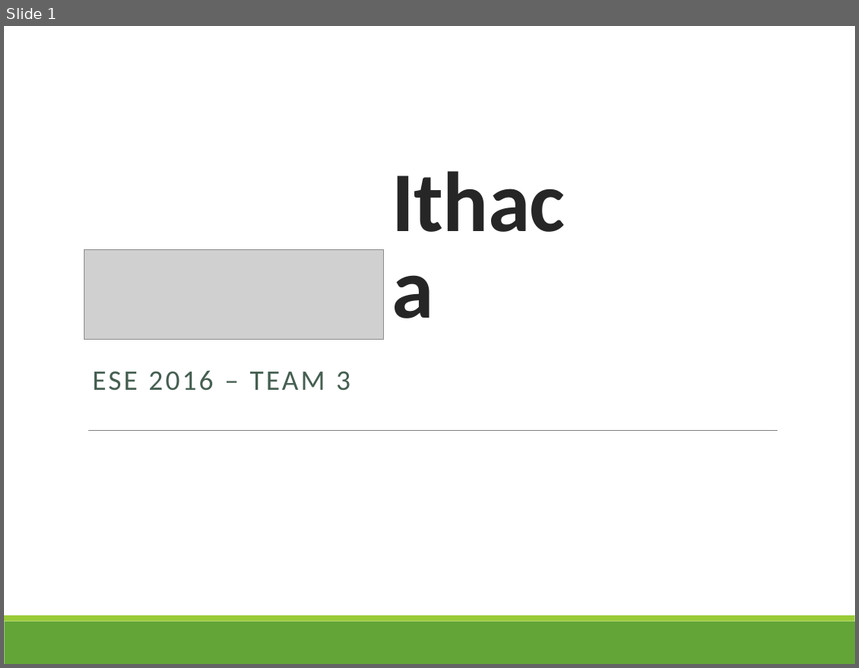
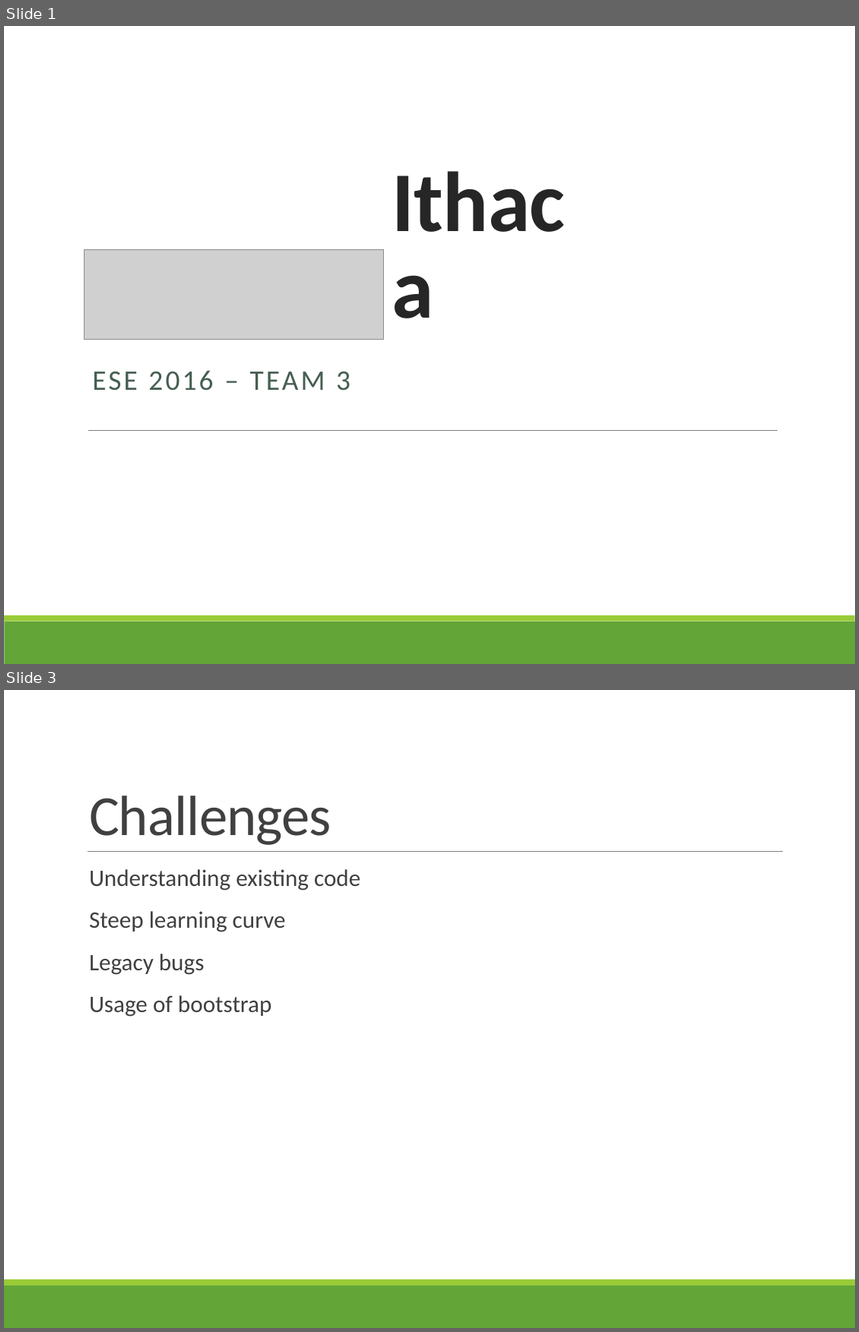
Before and after one commit to scg-unibe-ch/ese2016-team3, a slide deck: presentation/presentation.pptx. Shown one above the other, each under a label of ours: slide 1 before the commit, slides 1 and 3 after it; the slides between them are not shown. The pictures are 859x668 and 859x1332 pixels, drawn with LibreOffice and Linux fonts; fonts in the diff are those of the drawing; grey boxes stand for pictures. Boxes give left, top, right and bottom in pixels: in the first picture for what was removed or moved away, otherwise in the second. Text is boxed around its words. In the diff, an @@ line names an element or a change of style, - is before the commit and + after.

```diff
--- a/presentation/presentation.pptx
+++ b/presentation/presentation.pptx
@@ slide 3 added at box(4, 690, 855, 1328), background #FFFFFF; not listed: 2 template elements that a slide beside it also shows @@
@@ title added at box(89, 796, 332, 845), 48 pt, text #404040 @@
+Challenges
@@ line added from (88, 852) to (783, 852), #808080 0.5 pt @@
@@ text added at box(89, 869, 360, 1017), 20 pt, text #404040 @@
+  Understanding existing code
+  Steep learning curve
+  Legacy bugs
+  Usage of bootstrap
```
Also in this commit, not shown: 1 slide changed, 2 other slides added.
